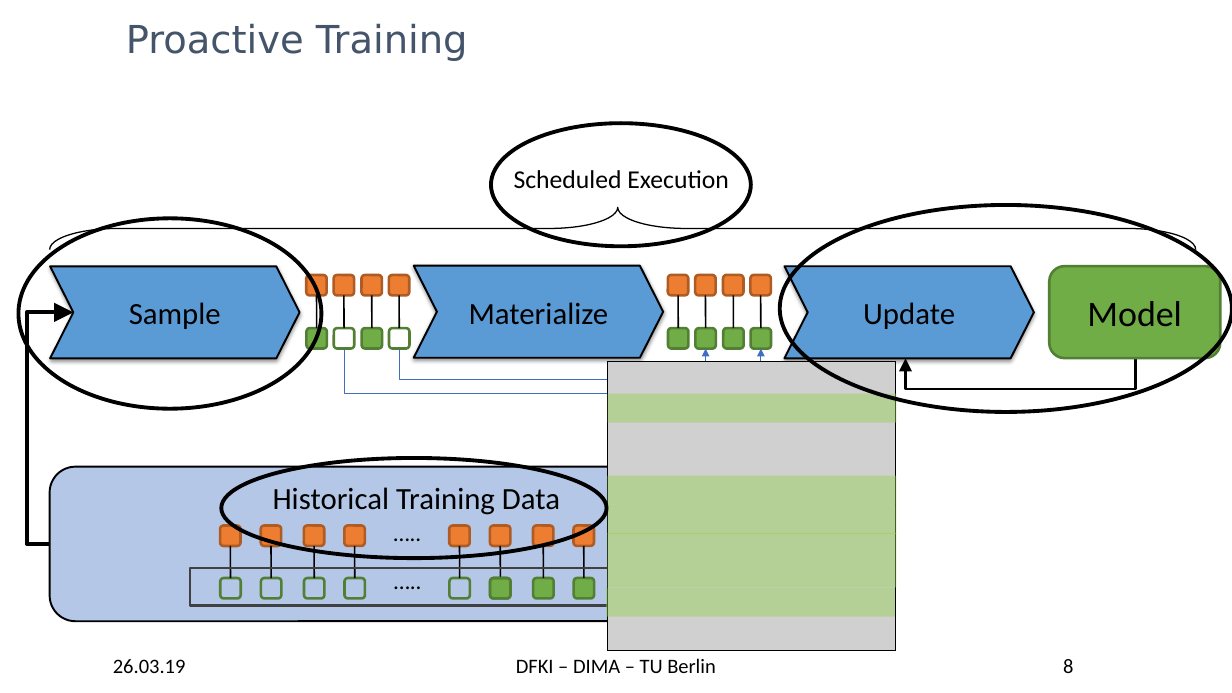
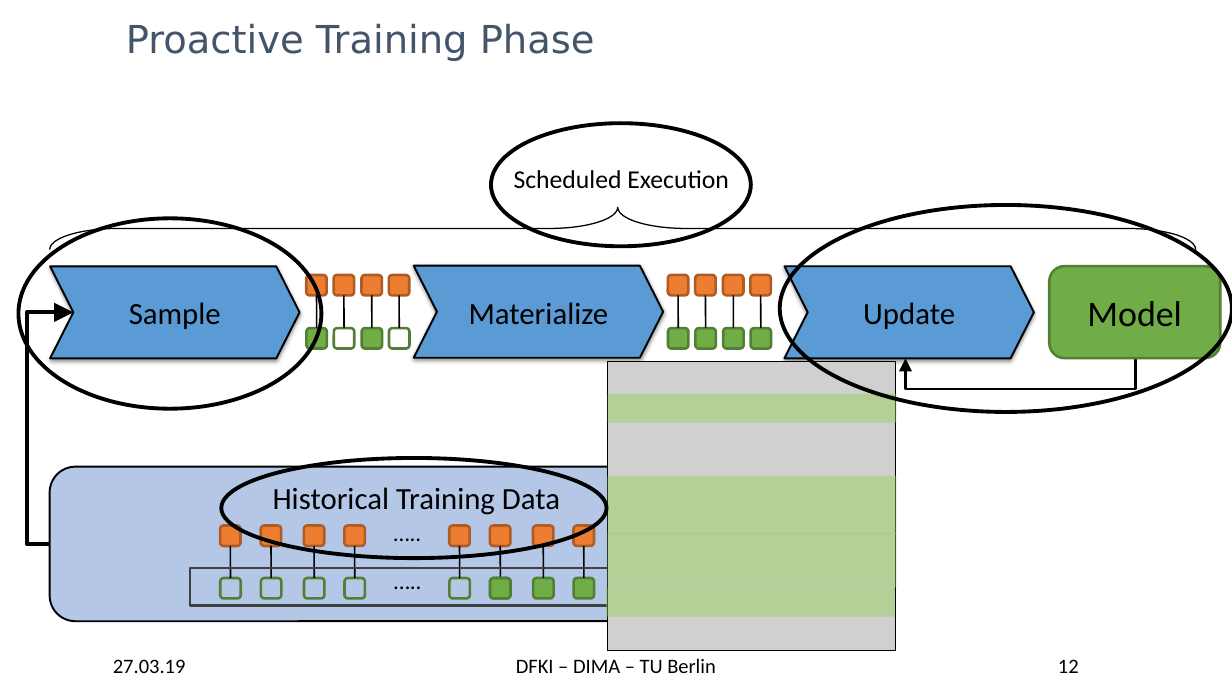
Before and after one commit to TU-Berlin-DIMA/continuous-pipeline-deployment, a slide deck: slide 12 of slides/edbt-2019/edbt-2019.pptx (slide 8 before the commit). Drawn at 1232x693 pixels with LibreOffice and Linux fonts; fonts in the diff are those of the drawing; grey boxes stand for pictures; background and template pictures are left out. Boxes give left, top, right and bottom in pixels: in the first picture for what was removed or moved away, otherwise in the second. Text is boxed around its words. In the diff, an @@ line names an element or a change of style, - is before the commit and + after.

```diff
--- a/slides/edbt-2019/edbt-2019.pptx
+++ b/slides/edbt-2019/edbt-2019.pptx
@@ title at (126, 23, 595, 61): text changed @@
-Proactive Training
+Proactive Training Phase
@@ elbow arrow removed from (344, 348) to (706, 348) @@
@@ elbow arrow removed from (399, 348) to (761, 348) @@
@@ text at (113, 659, 186, 673): text changed @@
-26.03.19
+27.03.19
@@ page number at (1058, 659, 1079, 673): text changed @@
-8
+12
```
Also in this commit, not shown: 25 other slides changed, 7 slides added, 3 slides removed, 1 other file.
